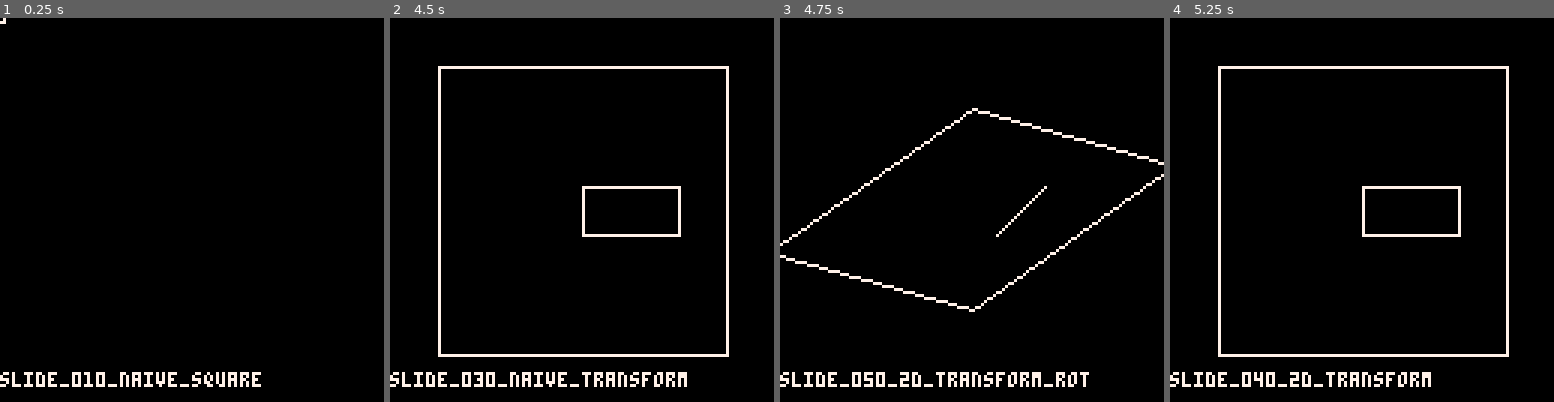
Above: before the commit, frames 1-4 (left to right).
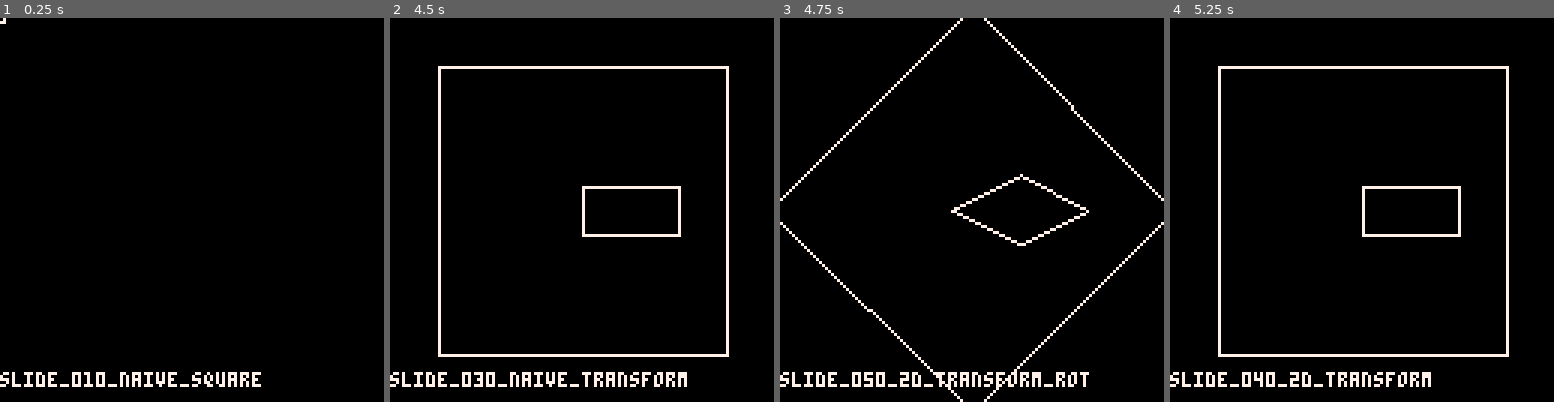
Above: after the commit, the same moments.

Repository: MiniMechMedia/pico8-games
Game: PICO-8 cartridge carts/graphics-with-pico8/game-template.p8
Same seed, same stepped clock (60 frames per second), same inputs: the game is played once before the commit and once after it.
Inputs:
- Up to frame 1 (0.25 s): no input
- Up to frame 2 (4.5 s): hold Right 1.6-2.1 s; hold Right 2.47-3.03 s; hold Left 3.08-3.58 s; hold Right from 4.02 s (still down)
- Up to frame 3 (4.75 s): release Right at 4.68 s
- Up to frame 4 (5.25 s): hold Left from 5.08 s (still down)

Frames 1-2 are identical in both runs. In frame 3, 3.6% of the frame differs, in the area x 0-100%, y 0-100%; in frame 4, nothing differs.

Commit message:
oh that is wrong too

Diff:
--- a/carts/graphics-with-pico8/slide_050_2d_transform_rot.lua
+++ b/carts/graphics-with-pico8/slide_050_2d_transform_rot.lua
@@ -22,21 +22,18 @@
             {
                 scale={x=.5, y=.25},
                 pos={x=.5,y=0},
-                rot=0.25
+                rot=0.125
             }
         )
     }
 
     for obj in all(objects) do
         for vertex in all(obj.mesh) do
-            obj_x = vertex.x * obj.scale.x
-            obj_y = vertex.y * obj.scale.y
+            obj_x = vertex.x * cos(obj.rot) - vertex.y * sin(obj.rot)
+            obj_y = vertex.x * sin(obj.rot) + vertex.y * cos(obj.rot)
 
-            obj_x = obj_x * cos(obj.rot) - obj_y * sin(obj.rot)
-            obj_y = obj_x * sin(obj.rot) + obj_y * cos(obj.rot)
-
-            world_x = obj_x + obj.pos.x
-            world_y = obj_y + obj.pos.y
+            world_x = obj_x * obj.scale.x + obj.pos.x
+            world_y = obj_y * obj.scale.y + obj.pos.y
 
             screen_x = world_x * SCALE + OFFSET
             screen_y = world_y * SCALE + OFFSET
